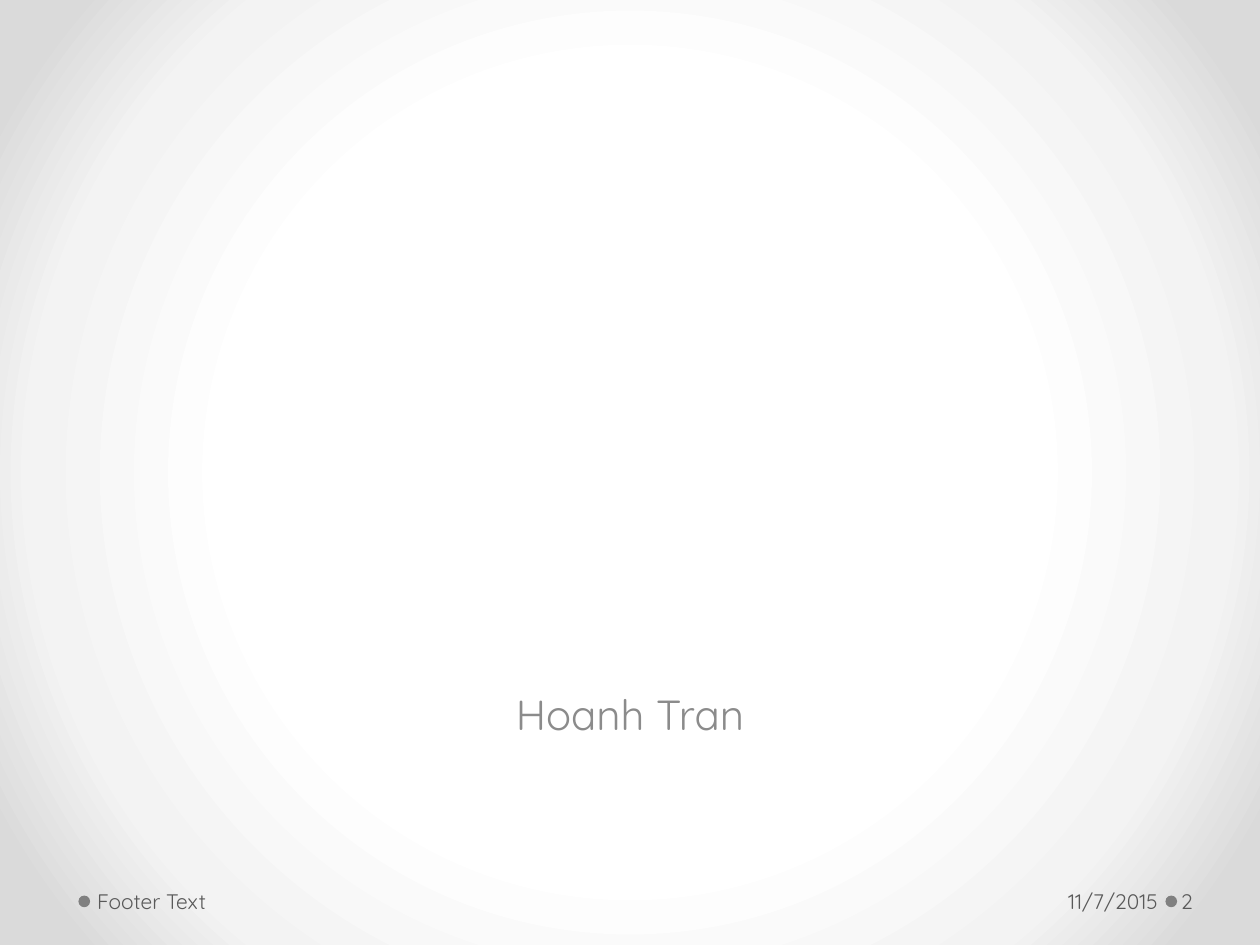
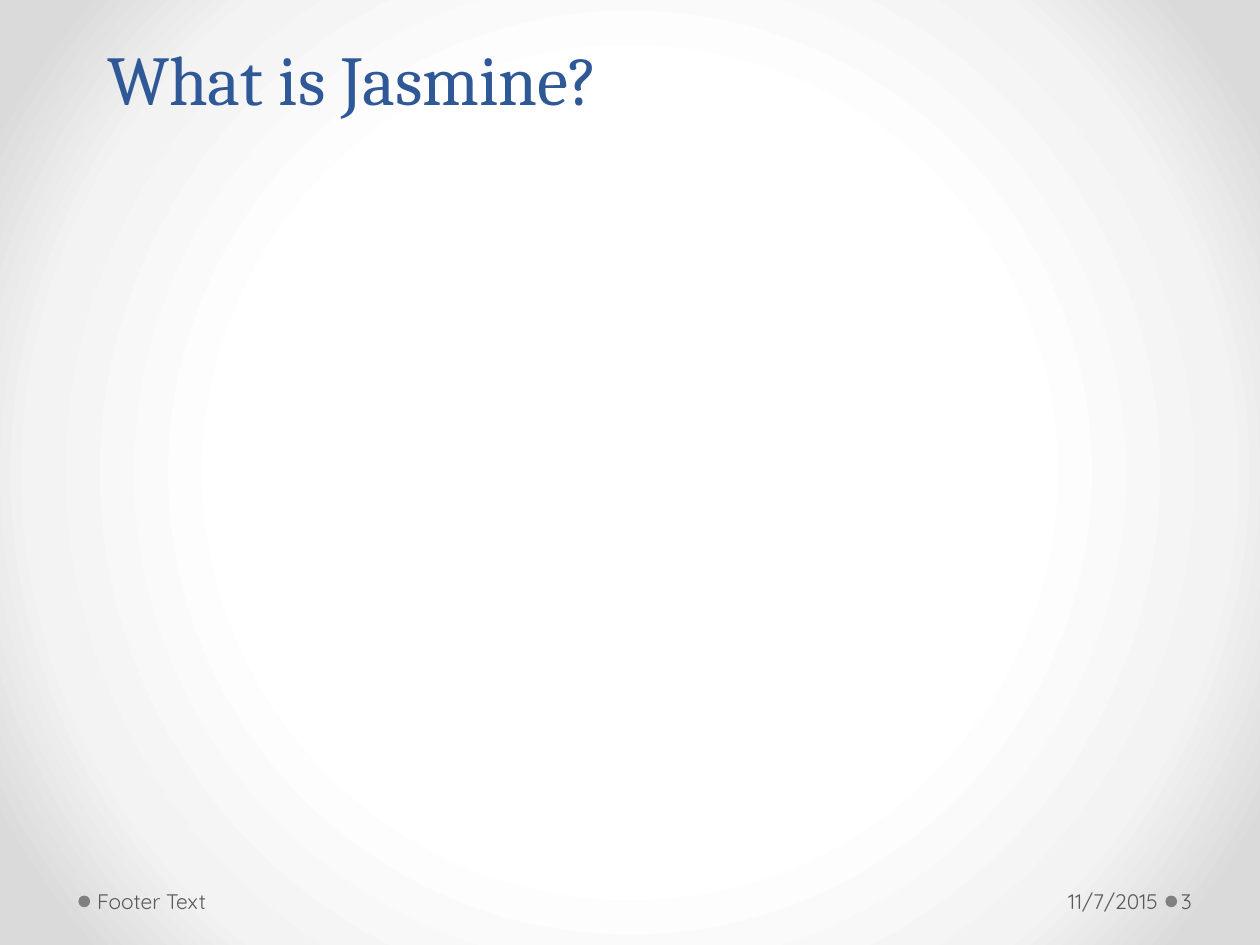
Before and after one commit to h-t-tran/work, a slide deck: slide 3 of brownbag/jamine/tech-presentation-jasmine.pptx (slide 2 before the commit). Drawn at 1260x945 pixels with LibreOffice and Linux fonts; fonts in the diff are those of the drawing. Boxes give left, top, right and bottom in pixels: in the first picture for what was removed or moved away, otherwise in the second. Text is boxed around its words. In the diff, an @@ line names an element or a change of style, - is before the commit and + after.

Commit message:
jasmine1

```diff
--- a/brownbag/jamine/tech-presentation-jasmine.pptx
+++ b/brownbag/jamine/tech-presentation-jasmine.pptx
@@ title added at <box>107,56,598,119</box>, 40 pt, text #2F5897 @@
+What is Jasmine?
@@ subtitle removed at <box>516,699,744,731</box> @@
-Hoanh Tran
@@ page number at <box>1181,894,1192,909</box>: text changed @@
-2
+3
```
Also in this commit, not shown: 11 slides added, 11 other files.
